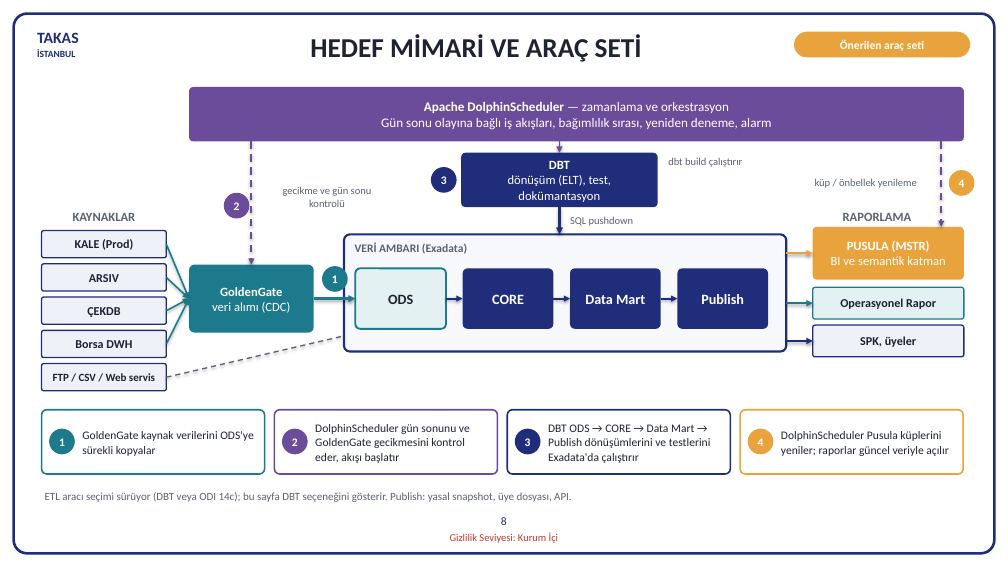
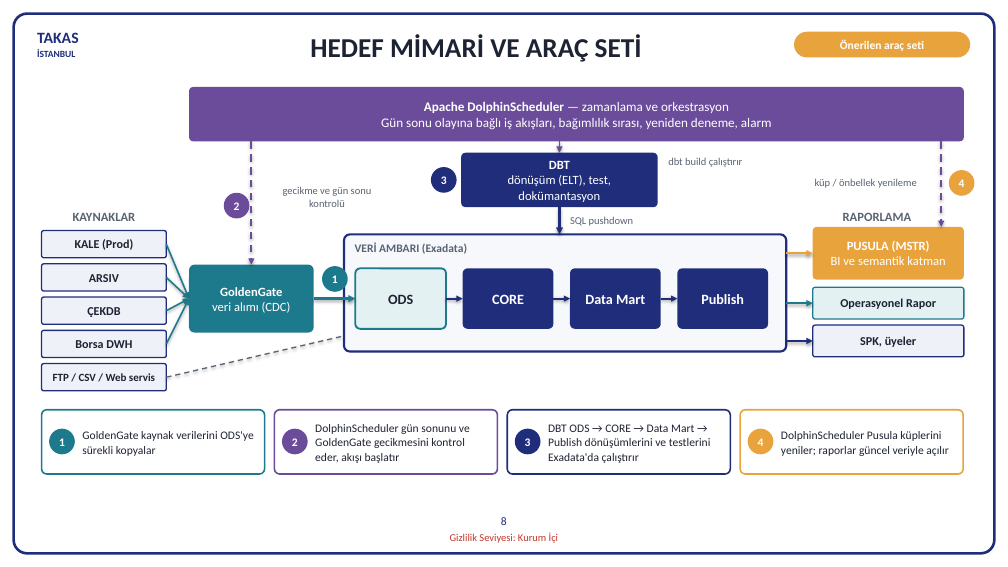
Before and after one commit to hanifidemirel0/Cursor-Projects, a slide deck: slide 8 of outputs/dwh-sunum-kasim-2026/5 - DWHSunum_Kasim2026.pptx. Drawn at 1008x567 pixels with LibreOffice and Linux fonts; fonts in the diff are those of the drawing. Boxes give left, top, right and bottom in pixels: in the first picture for what was removed or moved away, otherwise in the second. Text is boxed around its words. In the diff, an @@ line names an element or a change of style, - is before the commit and + after.

```diff
--- a/outputs/dwh-sunum-kasim-2026/5 - DWHSunum_Kasim2026.pptx
+++ b/outputs/dwh-sunum-kasim-2026/5 - DWHSunum_Kasim2026.pptx
@@ text removed at (x1=45, y1=492, x2=572, y2=502) @@
-ETL aracı seçimi sürüyor (DBT veya ODI 14c); bu sayfa DBT seçeneğini gösterir. Publish: yasal snapshot, üye dosyası, API.
```
Also in this commit, not shown: 2 other files.
